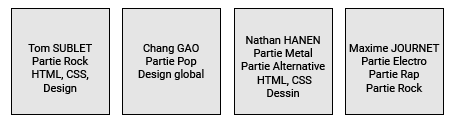
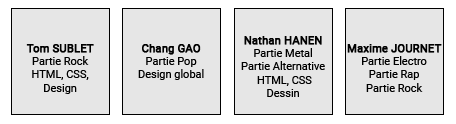
Two versions of the same layered image (456px x 124px). Layer-by-layer changes:
painted on "Maxime JOURNET Partie Electro Partie Rap Partie Rock" over (347, 44, 442, 91)
painted on "Rectangle 1 copie 3" over (347, 44, 442, 91)
painted on "Nathan HANEN Partie Metal Partie Alternative HTML, CSS Dessin" over (244, 36, 325, 96)
painted on "Rectangle 1 copie 2" over (244, 36, 325, 96)
painted on "Chang GAO Partie Pop Design global" over (142, 44, 201, 77)
painted on "Rectangle 1 copie" over (142, 44, 201, 77)
painted on "Tom SUBLET Partie Rock HTML, CSS, Design" over (26, 44, 94, 89)
painted on "Rectangle 1" over (26, 44, 94, 89)
removed layer "Arrière-plan" over (26, 36, 442, 96)
